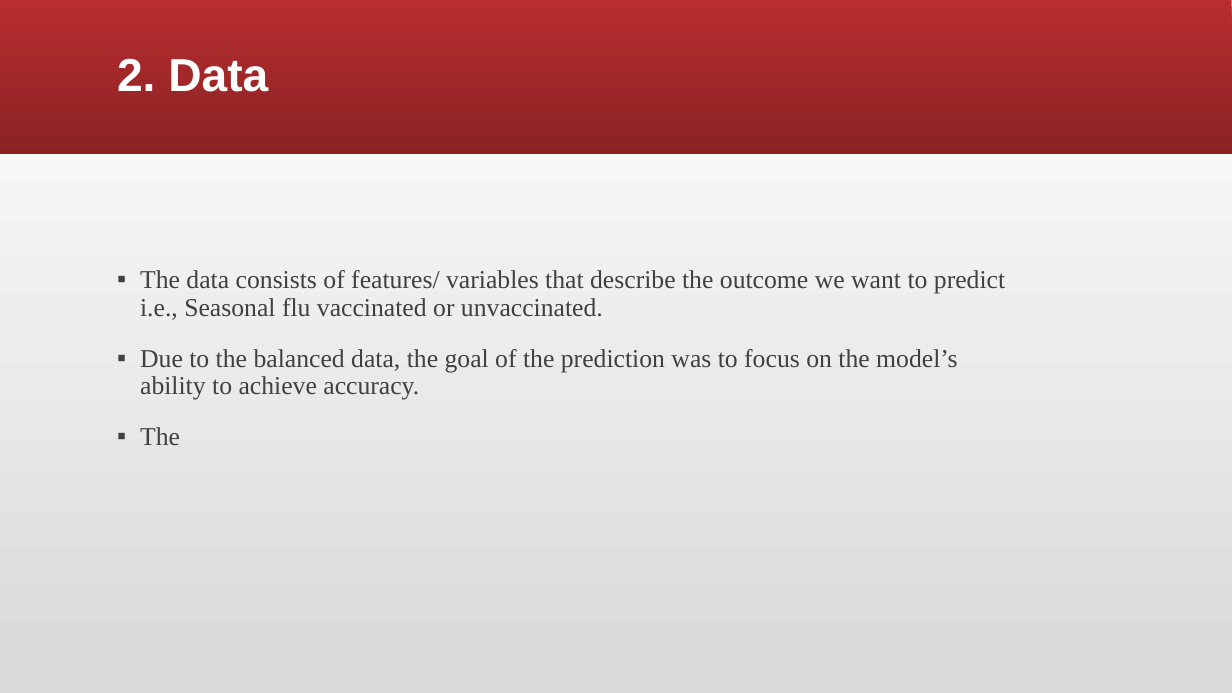
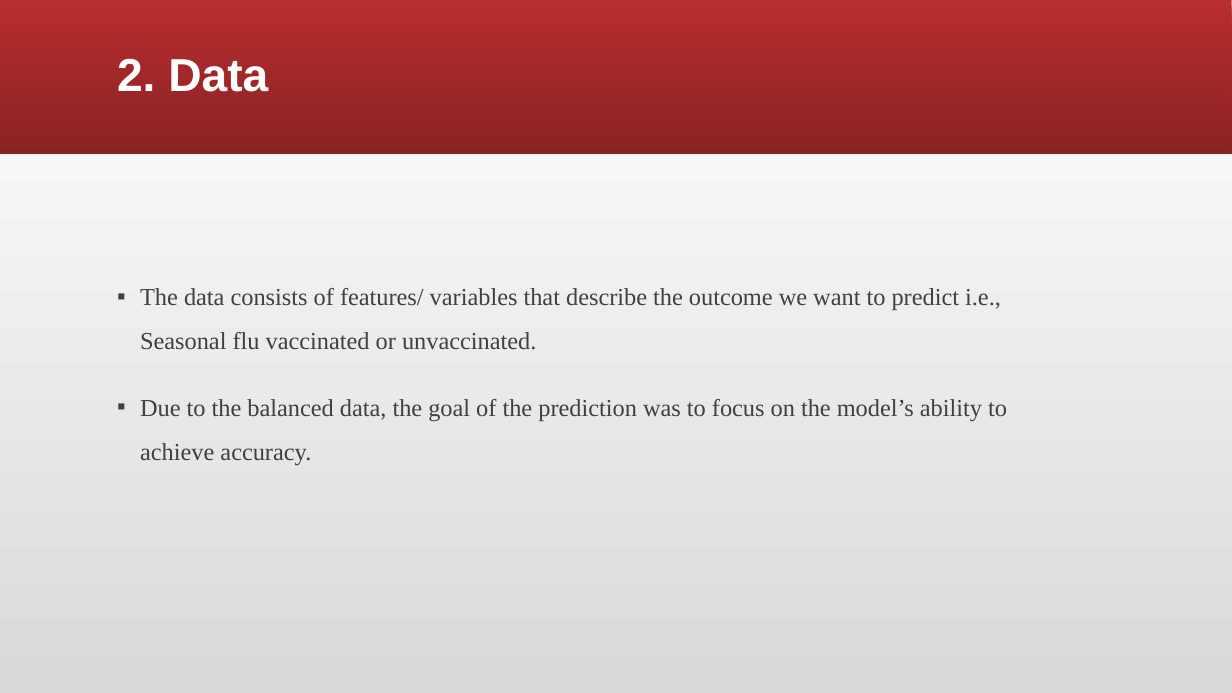
Before and after one commit to NicholusMagak/Phase_3_Project, a slide deck: slide 4 of Seasonal flu prediction model.pptx (slide 3 before the commit). Drawn at 1232x693 pixels with LibreOffice and Linux fonts; fonts in the diff are those of the drawing. Boxes give left, top, right and bottom in pixels: in the first picture for what was removed or moved away, otherwise in the second. Text is boxed around its words. In the diff, an @@ line names an element or a change of style, - is before the commit and + after.

```diff
--- a/Seasonal flu prediction model.pptx
+++ b/Seasonal flu prediction model.pptx
@@ text "The data consists of features/ ..." at (140,288,1007,465): size 20 to 19 pt; line spacing 0.9 to 1.5 @@
@@ text at (140,427,180,445): paragraph removed @@
-▪ The
```
Also in this commit, not shown: 3 other slides changed, 5 slides added, 4 slides removed.
